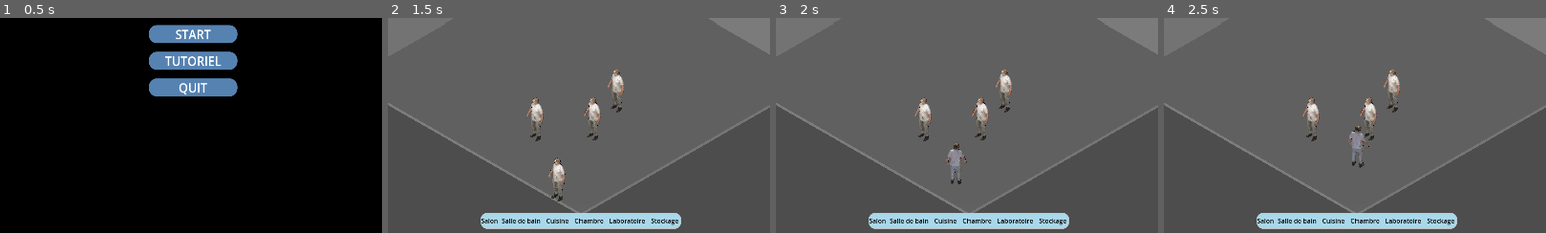
Above: before the commit, frames 1-4 (left to right).
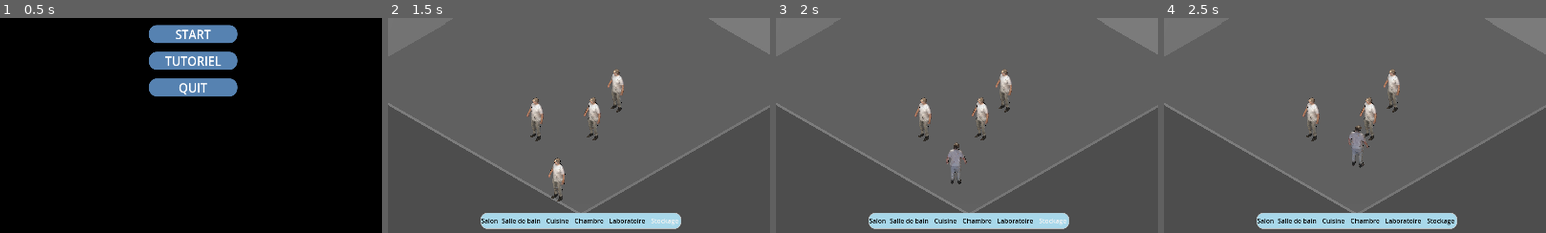
Above: after the commit, the same moments.

Repository: ygr671/beyond-the-ice
Game: Godot game, scene res://menu_principal/menu_principal.tscn
The game is run twice, just before and just after one commit, with the same random seed, the same clock (stepped at 60 frames per second) and the same inputs.
Inputs (mouse positions are % of the whole screen's width and height, from its top left):
- Up to frame 1 (0.5 s): no input
- Up to frame 2 (1.5 s): click "START" at 0.5 s; click "Stockage" at 1.25 s
- Up to frame 3 (2 s): no input
- Up to frame 4 (2.5 s): click (4, 69) at 2.02 s
The pictures show only the part of the screen within x 25-75%, y 49-99%; the shares and areas given below are measured in that part.

Frame 1 is identical in both runs. In frame 2, 0.1% of the frame differs, in the area x 68-76%, y 93-97%; in frame 3, 0.1%; in frame 4, nothing differs.

Commit message:
ajout d'instance de UI pour avoir des UI personnalisable dans chaques pieces

Diff:
--- a/Scenes/main_scene.tscn
+++ b/Scenes/main_scene.tscn
@@ -1,10 +1,17 @@
-[gd_scene load_steps=15 format=3 uid="uid://vy68o6b7ni3t"]
-
-[ext_resource type="Script" uid="uid://becamok3qmlgm" path="res://Scenes/salon.gd" id="1_28kpt"]
-[ext_resource type="PackedScene" uid="uid://cly3vguseol5j" path="res://Scenes/UIObjectsSelection.tscn" id="1_r150o"]
+[gd_scene load_steps=22 format=3 uid="uid://vy68o6b7ni3t"]
+
 [ext_resource type="Texture2D" uid="uid://dn71xijsbmnut" path="res://Import/Icon/undoButtonIcon.png" id="2_6l7je"]
-[ext_resource type="Script" uid="uid://e0cj8wakajg0" path="res://Scenes/salle_de_bain.gd" id="3_026xh"]
+[ext_resource type="PackedScene" uid="uid://b8e283gttqrq7" path="res://Scenes/UI_salle_de_bain.tscn" id="2_iacmt"]
+[ext_resource type="Script" uid="uid://y5n0yqq5olvb" path="res://Scripts/ui_salle_de_bain.gd" id="3_6ev3c"]
 [ext_resource type="Script" uid="uid://bkgkdiw6yfk3v" path="res://Scenes/salle_npc_creation.gd" id="3_jv6wh"]
+[ext_resource type="PackedScene" uid="uid://2sfvgg5vjgdw" path="res://Scenes/UI_Cuisine.tscn" id="5_maf8m"]
+[ext_resource type="Script" uid="uid://lxukxvxyp8g" path="res://Scripts/ui_cuisine.gd" id="6_huasi"]
+[ext_resource type="PackedScene" uid="uid://dsc1m3ldu2vve" path="res://Scenes/UI_Chambre.tscn" id="7_m1efj"]
+[ext_resource type="Script" uid="uid://bs15fqmtuio46" path="res://Scripts/ui_chambre.gd" id="8_mai8y"]
+[ext_resource type="PackedScene" uid="uid://igjoscphq21a" path="res://Scenes/UI_Laboratoire.tscn" id="9_76v2p"]
+[ext_resource type="Script" uid="uid://wj10wbt48n8r" path="res://Scripts/ui_laboratoire.gd" id="10_drdnd"]
+[ext_resource type="PackedScene" uid="uid://0vmqpqctdcdy" path="res://Scenes/UI_Stockage.tscn" id="11_ioaeq"]
+[ext_resource type="Script" uid="uid://cign0q1jrifx1" path="res://Scripts/ui_stockage.gd" id="12_7ewk0"]
 
 [sub_resource type="NavigationMesh" id="NavigationMesh_x6ack"]
 vertices = PackedVector3Array(-7.3586483, -2.095741, -9.3837385, -7.3586483, -2.095741, 9.3662615, 11.391352, -2.095741, 9.3662615, 11.391352, -2.095741, -9.3837385)
@@ -42,7 +49,6 @@
 [node name="Salles" type="Node3D"]
 
 [node name="salon" type="Node3D" parent="."]
-script = ExtResource("1_28kpt")
 
 [node name="Camera3D" type="Camera3D" parent="salon"]
 transform = Transform3D(0.7071068, -0.4055798, 0.579228, 0, 0.81915206, 0.57357645, -0.7071068, -0.4055798, 0.579228, 8, 10, 8)
@@ -97,11 +103,11 @@
 
 [node name="salle_de_bain" type="Node3D" parent="."]
 visible = false
-script = ExtResource("3_026xh")
-
-[node name="UIobjects" parent="salle_de_bain" instance=ExtResource("1_r150o")]
-
-[node name="InfoBubble" type="Panel" parent="salle_de_bain/UIobjects"]
+
+[node name="UI_salle_de_bain" parent="salle_de_bain" instance=ExtResource("2_iacmt")]
+script = ExtResource("3_6ev3c")
+
+[node name="InfoBubble" type="Panel" parent="salle_de_bain/UI_salle_de_bain"]
 visible = false
 layout_mode = 0
 offset_left = 857.0
@@ -109,7 +115,7 @@
 offset_right = 1049.0
 offset_bottom = 482.0
 
-[node name="Label" type="Label" parent="salle_de_bain/UIobjects/InfoBubble"]
+[node name="Label" type="Label" parent="salle_de_bain/UI_salle_de_bain/InfoBubble"]
 layout_mode = 1
 anchors_preset = 15
 anchor_right = 1.0
@@ -121,7 +127,7 @@
 vertical_alignment = 1
 uppercase = true
 
-[node name="Button" type="Button" parent="salle_de_bain/UIobjects"]
+[node name="Button" type="Button" parent="salle_de_bain/UI_salle_de_bain"]
 layout_mode = 0
 offset_left = 45.0
 offset_top = 718.0
@@ -186,11 +192,11 @@
 
 [node name="cuisine" type="Node3D" parent="."]
 visible = false
-script = ExtResource("3_026xh")
-
-[node name="UIobjects" parent="cuisine" instance=ExtResource("1_r150o")]
-
-[node name="InfoBubble" type="Panel" parent="cuisine/UIobjects"]
+
+[node name="UI_cuisine" parent="cuisine" instance=ExtResource("5_maf8m")]
+script = ExtResource("6_huasi")
+
+[node name="InfoBubble" type="Panel" parent="cuisine/UI_cuisine"]
 visible = false
 layout_mode = 0
 offset_left = 857.0
@@ -198,7 +204,7 @@
 offset_right = 1049.0
 offset_bottom = 482.0
 
-[node name="Label" type="Label" parent="cuisine/UIobjects/InfoBubble"]
+[node name="Label" type="Label" parent="cuisine/UI_cuisine/InfoBubble"]
 layout_mode = 1
 anchors_preset = 15
 anchor_right = 1.0
@@ -210,11 +216,11 @@
 vertical_alignment = 1
 uppercase = true
 
-[node name="Button" type="Button" parent="cuisine/UIobjects"]
+[node name="Button" type="Button" parent="cuisine/UI_cuisine"]
 layout_mode = 0
 offset_left = 45.0
 offset_top = 718.0
-offset_right = 102.29166
+offset_right = 102.291626
 offset_bottom = 769.0
 scale = Vector2(0.9600003, 1)
 theme_override_styles/normal = SubResource("StyleBoxFlat_6l7je")
@@ -275,11 +281,11 @@
 
 [node name="chambre" type="Node3D" parent="."]
 visible = false
-script = ExtResource("3_026xh")
-
-[node name="UIobjects" parent="chambre" instance=ExtResource("1_r150o")]
-
-[node name="InfoBubble" type="Panel" parent="chambre/UIobjects"]
+
+[node name="UI_chambre" parent="chambre" instance=ExtResource("7_m1efj")]
+script = ExtResource("8_mai8y")
+
+[node name="InfoBubble" type="Panel" parent="chambre/UI_chambre"]
 visible = false
 layout_mode = 0
 offset_left = 857.0
@@ -287,7 +293,7 @@
 offset_right = 1049.0
 offset_bottom = 482.0
 
-[node name="Label" type="Label" parent="chambre/UIobjects/InfoBubble"]
+[node name="Label" type="Label" parent="chambre/UI_chambre/InfoBubble"]
 layout_mode = 1
 anchors_preset = 15
 anchor_right = 1.0
@@ -299,7 +305,7 @@
 vertical_alignment = 1
 uppercase = true
 
-[node name="Button" type="Button" parent="chambre/UIobjects"]
+[node name="Button" type="Button" parent="chambre/UI_chambre"]
 layout_mode = 0
 offset_left = 45.0
 offset_top = 718.0
@@ -364,11 +370,11 @@
 
 [node name="laboratoire" type="Node3D" parent="."]
 visible = false
-script = ExtResource("3_026xh")
-
-[node name="UIobjects" parent="laboratoire" instance=ExtResource("1_r150o")]
-
-[node name="InfoBubble" type="Panel" parent="laboratoire/UIobjects"]
+
+[node name="UI_laboratoire" parent="laboratoire" instance=ExtResource("9_76v2p")]
+script = ExtResource("10_drdnd")
+
+[node name="InfoBubble" type="Panel" parent="laboratoire/UI_laboratoire"]
 visible = false
 layout_mode = 0
 offset_left = 857.0
@@ -376,7 +382,7 @@
 offset_right = 1049.0
 offset_bottom = 482.0
 
-[node name="Label" type="Label" parent="laboratoire/UIobjects/InfoBubble"]
+[node name="Label" type="Label" parent="laboratoire/UI_laboratoire/InfoBubble"]
 layout_mode = 1
 anchors_preset = 15
 anchor_right = 1.0
@@ -388,7 +394,7 @@
 vertical_alignment = 1
 uppercase = true
 
-[node name="Button" type="Button" parent="laboratoire/UIobjects"]
+[node name="Button" type="Button" parent="laboratoire/UI_laboratoire"]
 layout_mode = 0
 offset_left = 45.0
 offset_top = 718.0
@@ -453,11 +459,11 @@
 
 [node name="stockage" type="Node3D" parent="."]
 visible = false
-script = ExtResource("3_026xh")
-
-[node name="UIobjects" parent="stockage" instance=ExtResource("1_r150o")]
-
-[node name="InfoBubble" type="Panel" parent="stockage/UIobjects"]
+
+[node name="UI_stockage" parent="stockage" instance=ExtResource("11_ioaeq")]
+script = ExtResource("12_7ewk0")
+
+[node name="InfoBubble" type="Panel" parent="stockage/UI_stockage"]
 visible = false
 layout_mode = 0
 offset_left = 857.0
@@ -465,7 +471,7 @@
 offset_right = 1049.0
 offset_bottom = 482.0
 
-[node name="Label" type="Label" parent="stockage/UIobjects/InfoBubble"]
+[node name="Label" type="Label" parent="stockage/UI_stockage/InfoBubble"]
 layout_mode = 1
 anchors_preset = 15
 anchor_right = 1.0
@@ -477,7 +483,7 @@
 vertical_alignment = 1
 uppercase = true
 
-[node name="Button" type="Button" parent="stockage/UIobjects"]
+[node name="Button" type="Button" parent="stockage/UI_stockage"]
 layout_mode = 0
 offset_left = 45.0
 offset_top = 718.0
@@ -539,44 +545,3 @@
 [node name="CollisionShape3D" type="CollisionShape3D" parent="stockage/Salle/Mur gauche"]
 transform = Transform3D(1, 0, 0, 0, 1, 0, 0, 0, 1, -5, 2.5, 0)
 shape = SubResource("BoxShape3D_mai8y")
-
-[node name="UIobjects" parent="." instance=ExtResource("1_r150o")]
-
-[node name="InfoBubble" type="Panel" parent="UIobjects"]
-visible = false
-layout_mode = 0
-offset_left = 857.0
-offset_top = 447.0
-offset_right = 1049.0
-offset_bottom = 482.0
-
-[node name="Label" type="Label" parent="UIobjects/InfoBubble"]
-layout_mode = 1
-anchors_preset = 15
-anchor_right = 1.0
-anchor_bottom = 1.0
-grow_horizontal = 2
-grow_vertical = 2
-text = "Pas assez d'argent !"
-horizontal_alignment = 1
-vertical_alignment = 1
-uppercase = true
-
-[node name="Button" type="Button" parent="UIobjects"]
-layout_mode = 0
-offset_left = 45.0
-offset_top = 718.0
-offset_right = 102.29166
-offset_bottom = 769.0
-scale = Vector2(0.9600003, 1)
-theme_override_styles/normal = SubResource("StyleBoxFlat_6l7je")
-icon = ExtResource("2_6l7je")
-icon_alignment = 1
-expand_icon = true
-
-[connection signal="pressed" from="salle_de_bain/UIobjects/Button" to="salle_de_bain/UIobjects" method="_on_button_pressed"]
-[connection signal="pressed" from="cuisine/UIobjects/Button" to="cuisine/UIobjects" method="_on_button_pressed"]
-[connection signal="pressed" from="chambre/UIobjects/Button" to="chambre/UIobjects" method="_on_button_pressed"]
-[connection signal="pressed" from="laboratoire/UIobjects/Button" to="laboratoire/UIobjects" method="_on_button_pressed"]
-[connection signal="pressed" from="stockage/UIobjects/Button" to="stockage/UIobjects" method="_on_button_pressed"]
-[connection signal="pressed" from="UIobjects/Button" to="UIobjects" method="_on_button_pressed"]
--- a/Scenes/stockage.tscn
+++ /dev/null
@@ -1,47 +0,0 @@
-[gd_scene load_steps=4 format=3 uid="uid://6h65j6uahybl"]
-
-[ext_resource type="PackedScene" uid="uid://0vmqpqctdcdy" path="res://Scenes/UI_Stockage.tscn" id="1_rjb02"]
-[ext_resource type="Texture2D" uid="uid://dn71xijsbmnut" path="res://Import/Icon/undoButtonIcon.png" id="2_ukki0"]
-
-[sub_resource type="StyleBoxFlat" id="StyleBoxFlat_3jcfs"]
-bg_color = Color(0.547312, 0.5998718, 0.720781, 1)
-corner_radius_top_left = 57
-corner_radius_top_right = 57
-corner_radius_bottom_right = 57
-corner_radius_bottom_left = 50
-
-[node name="Stockage" type="Node3D"]
-
-[node name="UIobjects" parent="." instance=ExtResource("1_rjb02")]
-
-[node name="InfoBubble" type="Panel" parent="UIobjects"]
-visible = false
-layout_mode = 0
-offset_left = 857.0
-offset_top = 447.0
-offset_right = 1049.0
-offset_bottom = 482.0
-
-[node name="Label" type="Label" parent="UIobjects/InfoBubble"]
-layout_mode = 1
-anchors_preset = 15
-anchor_right = 1.0
-anchor_bottom = 1.0
-grow_horizontal = 2
-grow_vertical = 2
-text = "Pas assez d'argent !"
-horizontal_alignment = 1
-vertical_alignment = 1
-uppercase = true
-
-[node name="Button" type="Button" parent="UIobjects"]
-layout_mode = 0
-offset_left = 45.0
-offset_top = 718.0
-offset_right = 102.29166
-offset_bottom = 769.0
-scale = Vector2(0.9600003, 1)
-theme_override_styles/normal = SubResource("StyleBoxFlat_3jcfs")
-icon = ExtResource("2_ukki0")
-icon_alignment = 1
-expand_icon = true
--- /dev/null
+++ b/Scripts/ui_chambre.gd
@@ -0,0 +1 @@
+extends "res://Scripts/ui_objects_selection.gd"
--- /dev/null
+++ b/Scripts/ui_cuisine.gd
@@ -0,0 +1 @@
+extends "res://Scripts/ui_objects_selection.gd"
--- /dev/null
+++ b/Scripts/ui_laboratoire.gd
@@ -0,0 +1 @@
+extends "res://Scripts/ui_objects_selection.gd"
--- /dev/null
+++ b/Scripts/ui_salle_de_bain.gd
@@ -0,0 +1 @@
+extends "res://Scripts/ui_objects_selection.gd"
--- /dev/null
+++ b/Scripts/ui_stockage.gd
@@ -0,0 +1 @@
+extends "res://Scripts/ui_objects_selection.gd"
Renamed: Scenes/UI_S_D_B.tscn -> Scenes/UI_salle_de_bain.tscn
Not shown, added: Scripts/ui_chambre.gd.uid
Not shown, added: Scripts/ui_cuisine.gd.uid
Not shown, added: Scripts/ui_laboratoire.gd.uid
Not shown, added: Scripts/ui_salle_de_bain.gd.uid
Not shown, added: Scripts/ui_stockage.gd.uid
